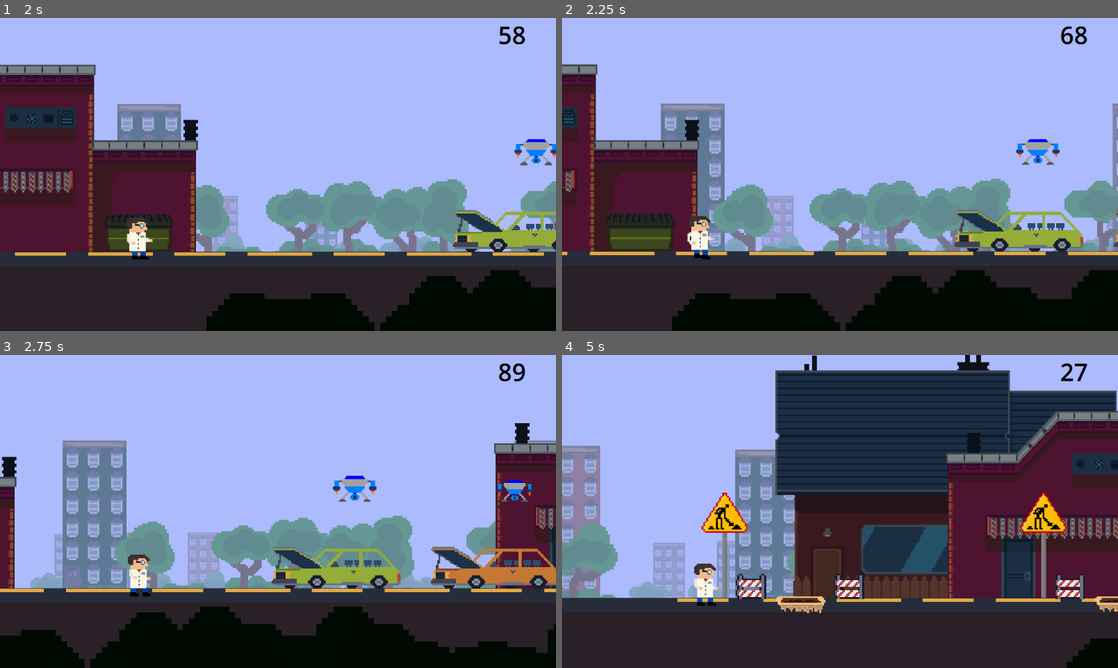
Above: before the commit, frames 1-4 (two rows, left to right).
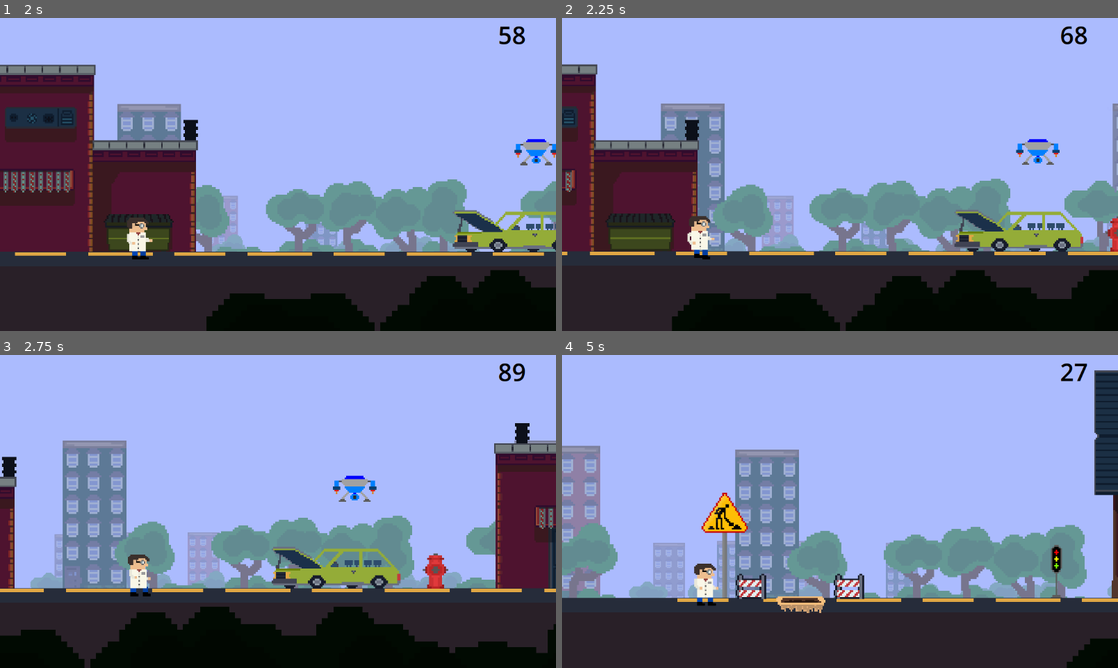
Above: after the commit, the same moments.

Repository: kir-55/Unstable
Game: Godot game, scene res://Scenes/main.tscn
Same seed, same stepped clock (60 frames per second), same inputs: the game is played once before the commit and once after it.
Inputs (mouse positions are in pixels of both pictures, inside the frame that each line leads up to):
- Up to frame 1 (2 s): click "Play" at 0.5 s; move the mouse to (400, 158) at 1.27 s; hold Space (up) from 1.28 s (still down); tap S (bottom) at 1.35 s; click (400, 158) at 1.42 s
- Up to frame 2 (2.25 s): release Space (up) at 2 s; drag from (728, 190) to (1073, 252) at 2.02 s
- Up to frame 3 (2.75 s): no input
- Up to frame 4 (5 s): move the mouse to (895, 442) at 2.77 s; tap A (stop) at 2.85 s; drag from (812, 574) to (973, 589) at 3.52 s; click "Play again" at 4.25 s

Frame 1 is identical in both runs. In frame 2, 0.2% of the frame differs, in the area x 97-100%, y 61-75%; in frame 3, 2.5%; in frame 4, 42%, in the area x 38-100%, y 0-82%.

Commit message:
Cars and holes should have a gap

Diff:
--- a/Decorations/City/car.tres
+++ b/Decorations/City/car.tres
@@ -9,7 +9,7 @@
 spawn_on_center = true
 initial_chance = 100
 chance_to_spawn = 20.0
-spawn_with_gap = false
+spawn_with_gap = true
 chance_multiplyer = 1
 type = 1
 incompatible_with_types = Array[int]([1, 2])
--- a/Decorations/City/hole.tres
+++ b/Decorations/City/hole.tres
@@ -9,7 +9,7 @@
 spawn_on_center = true
 initial_chance = 100
 chance_to_spawn = 20.0
-spawn_with_gap = false
+spawn_with_gap = true
 chance_multiplyer = 1
 type = 2
 incompatible_with_types = Array[int]([1, 0, 2])
